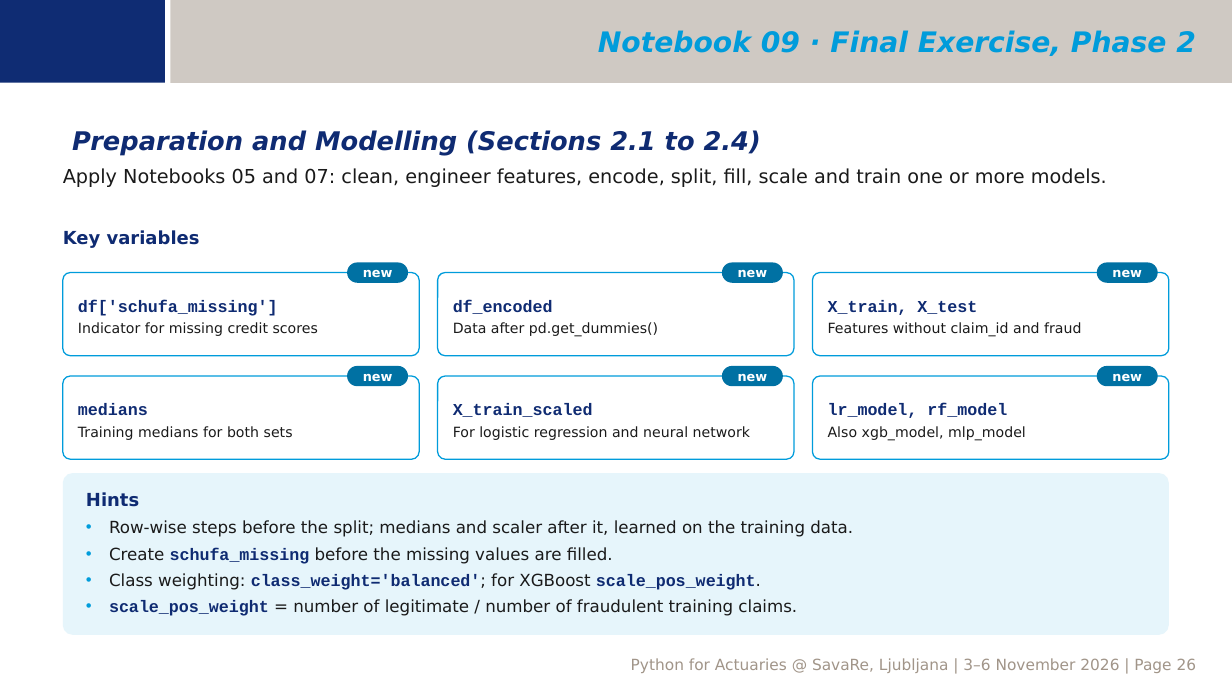
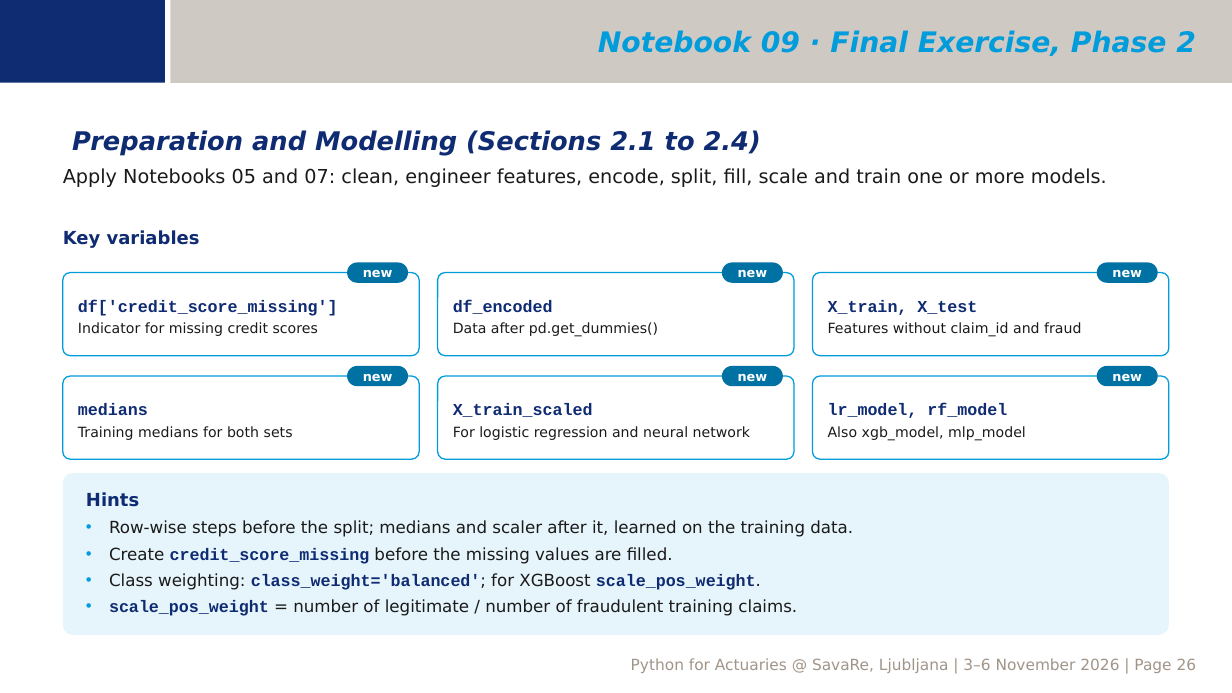
Before and after one commit to ktnspr/py4lju, a slide deck: slide 26 of 00_seminar_intro.pptx. Drawn at 1232x693 pixels with LibreOffice and Linux fonts; fonts in the diff are those of the drawing; background and template pictures are left out. Boxes give left, top, right and bottom in pixels: in the first picture for what was removed or moved away, otherwise in the second. Text is boxed around its words. In the diff, an @@ line names an element or a change of style, - is before the commit and + after.

```diff
--- a/00_seminar_intro.pptx
+++ b/00_seminar_intro.pptx
@@ text in rounded rectangle at [78, 299, 338, 316]: text changed @@
-df['schufa_missing']
+df['credit_score_missing']
@@ text in rounded rectangle at [109, 547, 673, 564]: text changed @@
-• Create schufa_missing before the missing values are filled.
+• Create credit_score_missing before the missing values are filled.
```
Also in this commit, not shown: 4 other slides changed, 18 other files.
